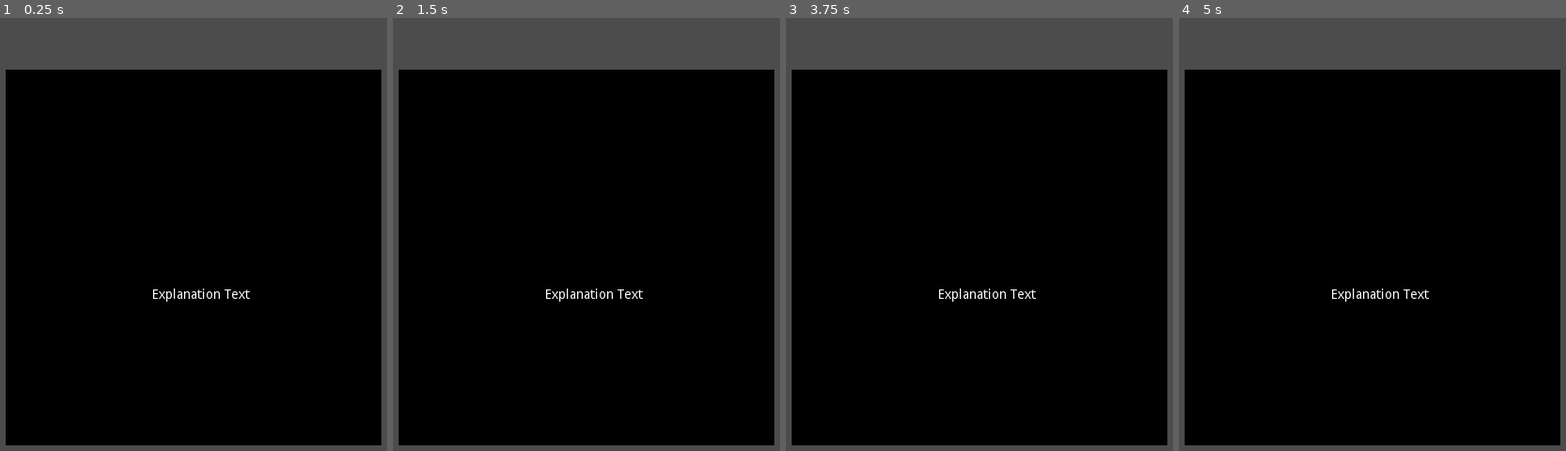
Above: before the commit, frames 1-4 (left to right).
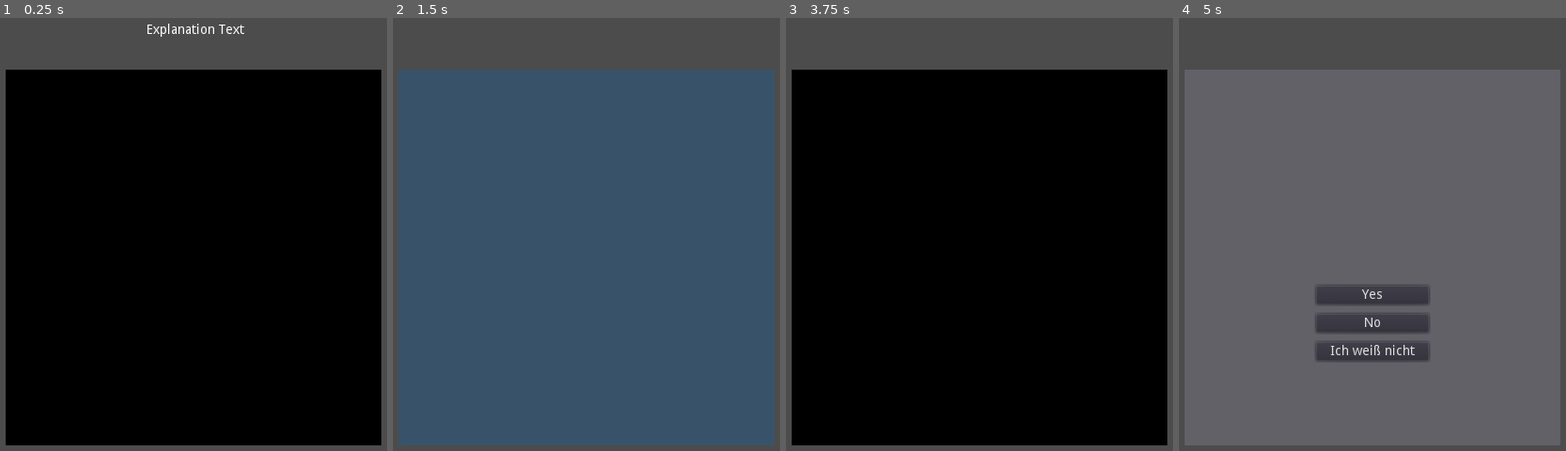
Above: after the commit, the same moments.

Repository: nevs-devs/preattentiv
Game: Godot game, scene res://Main.tscn
Same seed, same stepped clock (60 frames per second), same inputs: the game is played once before the commit and once after it.
Inputs:
- Up to frame 1 (0.25 s): no input
- Up to frame 2 (1.5 s): tap Enter (ui_accept) at 0.5, 0.6, 0.77, 1.07, 1.25, 1.35 s
- Up to frame 3 (3.75 s): tap Enter (ui_accept) at 1.52, 1.82, 2, 2.1, 2.75, 2.85, 3.02, 3.32, 3.5, 3.6 s
- Up to frame 4 (5 s): tap Enter (ui_accept) at 3.77, 4.07, 4.25, 4.35, 4.52, 4.82 s

The runs differ from the first frame. In frame 1, 0.5% of the frame differs, in the area x 38-65%, y 1-66%; in frame 2, 84%, in the area x 1-99%, y 11-99%; in frame 3, 0.2%; in frame 4, 84%.

Commit message:
added rough cycle

Diff:
--- a/Countdown.tscn
+++ b/Countdown.tscn
@@ -1,3 +1,13 @@
 [gd_scene format=2]
 
 [node name="Countdown" type="Node2D"]
+
+[node name="ColorRect" type="ColorRect" parent="."]
+margin_left = -200.0
+margin_top = -200.0
+margin_right = 200.0
+margin_bottom = 200.0
+color = Color( 0.223529, 0.329412, 0.415686, 1 )
+__meta__ = {
+"_edit_use_anchors_": false
+}
--- a/Explanation.tscn
+++ b/Explanation.tscn
@@ -1,3 +1,13 @@
 [gd_scene format=2]
 
 [node name="Explanation" type="Node2D"]
+
+[node name="Label" type="Label" parent="."]
+margin_left = 350.0
+margin_top = 51.0
+margin_right = 454.0
+margin_bottom = 65.0
+text = "Explanation Text"
+__meta__ = {
+"_edit_use_anchors_": false
+}
--- a/Main.gd
+++ b/Main.gd
@@ -1,4 +1,6 @@
 extends Node2D
+
+const COUNTDOWN_TIME = 3
 
 const EXPLANATION_MODE = 0
 const COUNTDOWN_MODE = 1
@@ -7,10 +9,60 @@
 
 var mode = EXPLANATION_MODE
 
+var time_counter = 0
+var duration = 1
+
 func _ready():
-	pass
+	start_explanation()
 
-func show_explanation():
+func start_explanation():
+	print('start explanation')
+	$"Show".visible = true
 	$"Countdown".visible = false
 	$"Explanation".visible = true
-	$"Show".create("mode")
+	$"Result".visible = false
+	mode = EXPLANATION_MODE
+	# $"Show".show_objects("subject", ["distractor1", "distractor2"], count=10, show_subject=True)
+
+func start_countdown():
+	print('start countdown')
+	$"Countdown".visible = true
+	$"Explanation".visible = false
+	time_counter = COUNTDOWN_TIME
+	mode = COUNTDOWN_MODE
+
+func start_result():
+	print('result')
+	$"Show".visible = false
+	$"Countdown".visible = false
+	$"Explanation".visible = false
+	$"Result".visible = true
+	mode = RESULT_MODE
+
+func start_show():
+	print('start show')
+	$"Show".visible = true
+	$"Countdown".visible = false
+	$"Explanation".visible = false
+	$"Result".visible = false
+	mode = SHOW_MODE
+	time_counter = duration
+
+func _input(event):
+	if mode == EXPLANATION_MODE:
+		if event is InputEventKey and event.pressed and event.is_action("ui_accept"):
+			start_countdown()
+
+func _process(delta):
+	if mode == COUNTDOWN_MODE:
+		time_counter -= delta
+		if time_counter <= 0:
+			start_show()
+	if mode == SHOW_MODE:
+		time_counter -= delta
+		if time_counter <= 0:
+			start_result()
+
+func next_round():
+	print('next round')
+	start_explanation()
--- a/Main.tscn
+++ b/Main.tscn
@@ -1,10 +1,11 @@
-[gd_scene load_steps=6 format=2]
+[gd_scene load_steps=7 format=2]
 
 [ext_resource path="res://Show.tscn" type="PackedScene" id=1]
 [ext_resource path="res://Show.gd" type="Script" id=2]
 [ext_resource path="res://Countdown.tscn" type="PackedScene" id=3]
 [ext_resource path="res://Main.gd" type="Script" id=4]
 [ext_resource path="res://Explanation.tscn" type="PackedScene" id=5]
+[ext_resource path="res://Result.tscn" type="PackedScene" id=6]
 
 [node name="Main" type="Node2D"]
 script = ExtResource( 4 )
@@ -14,15 +15,9 @@
 script = ExtResource( 2 )
 
 [node name="Countdown" parent="." instance=ExtResource( 3 )]
+position = Vector2( 400, 300 )
 
 [node name="Explanation" parent="." instance=ExtResource( 5 )]
 
-[node name="Label" type="Label" parent="Explanation"]
-margin_left = 356.0
-margin_top = 333.0
-margin_right = 396.0
-margin_bottom = 347.0
-text = "Explanation Text"
-__meta__ = {
-"_edit_use_anchors_": false
-}
+[node name="Result" parent="." instance=ExtResource( 6 )]
+position = Vector2( 400, 300 )
--- /dev/null
+++ b/Result.gd
@@ -0,0 +1,18 @@
+extends Node2D
+
+func _ready():
+	$"Yes".connect("pressed", self, "yes_clicked")
+	$"No".connect("pressed", self, "no_clicked")
+	$"Maybe".connect("pressed", self, "maybe_clicked")
+
+func yes_clicked():
+	print('yes clicked')
+	get_node("/root/Main").next_round()
+
+func no_clicked():
+	print('no clicked')
+	get_node("/root/Main").next_round()
+
+func maybe_clicked():
+	print('maybe clicked')
+	get_node("/root/Main").next_round()
--- a/Result.tscn
+++ b/Result.tscn
@@ -1,3 +1,46 @@
-[gd_scene format=2]
+[gd_scene load_steps=2 format=2]
+
+[ext_resource path="res://Result.gd" type="Script" id=1]
 
 [node name="Result" type="Node2D"]
+script = ExtResource( 1 )
+
+[node name="ColorRect" type="ColorRect" parent="."]
+margin_left = -200.0
+margin_top = -200.0
+margin_right = 200.0
+margin_bottom = 200.0
+color = Color( 0.388235, 0.384314, 0.411765, 1 )
+__meta__ = {
+"_edit_use_anchors_": false
+}
+
+[node name="Yes" type="Button" parent="."]
+margin_left = -60.0
+margin_top = 30.0
+margin_right = 60.0
+margin_bottom = 49.9369
+text = "Yes"
+__meta__ = {
+"_edit_use_anchors_": false
+}
+
+[node name="No" type="Button" parent="."]
+margin_left = -60.0
+margin_top = 60.0
+margin_right = 60.0
+margin_bottom = 78.4724
+text = "No"
+__meta__ = {
+"_edit_use_anchors_": false
+}
+
+[node name="Maybe" type="Button" parent="."]
+margin_left = -60.0
+margin_top = 90.0
+margin_right = 60.0
+margin_bottom = 110.0
+text = "Ich weiß nicht"
+__meta__ = {
+"_edit_use_anchors_": false
+}
